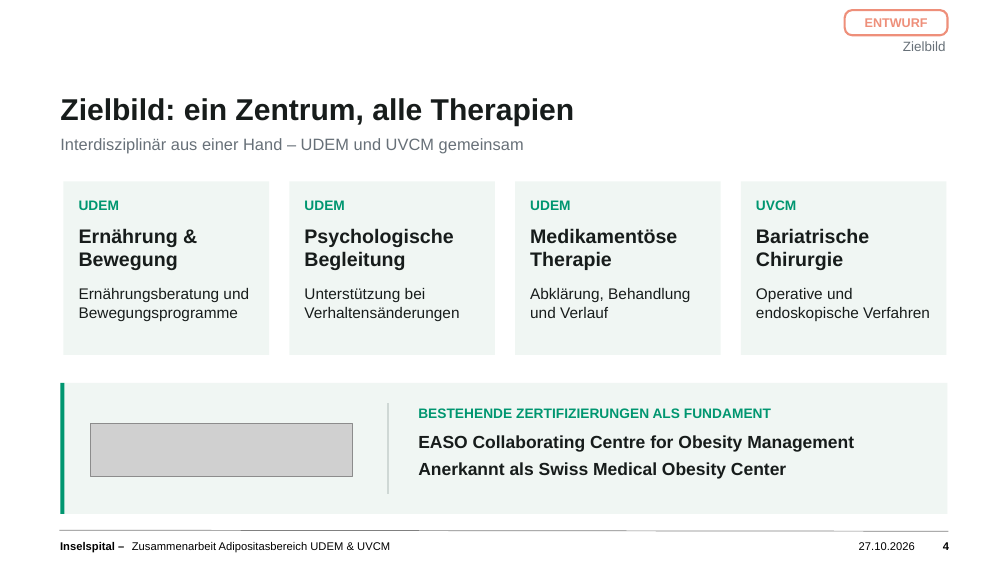
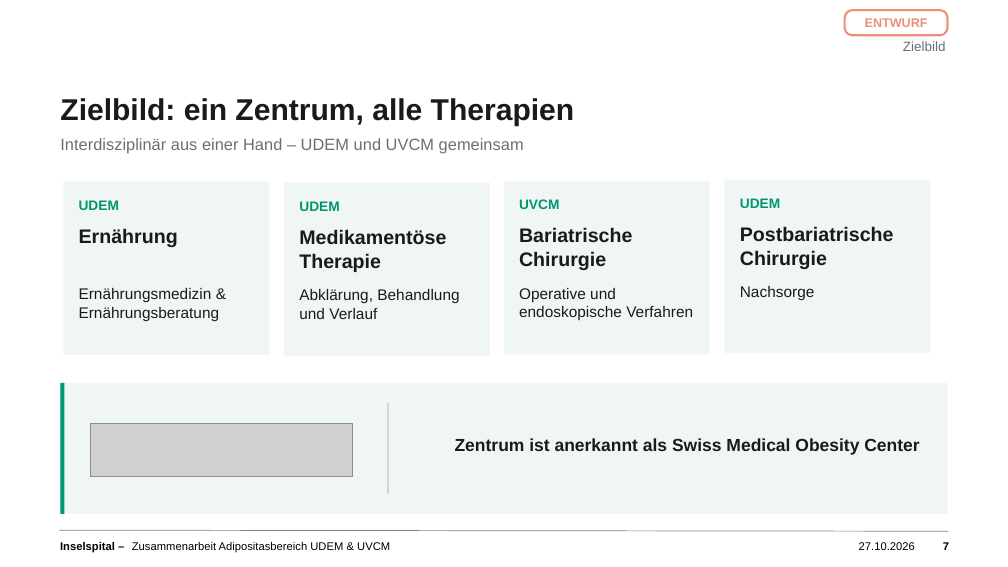
Before and after one commit to salmonplnk/Masterarbeit, a slide deck: slide 7 of praesentation/Zusammenarbeit_Adipositas_UDEM_UVCM_Entwurf.pptx (slide 4 before the commit). Drawn at 1008x567 pixels with LibreOffice and Linux fonts; fonts in the diff are those of the drawing; grey boxes stand for pictures; background and template pictures are left out. Boxes give left, top, right and bottom in pixels: in the first picture for what was removed or moved away, otherwise in the second. Text is boxed around its words. In the diff, an @@ line names an element or a change of style, - is before the commit and + after.

```diff
--- a/praesentation/Zusammenarbeit_Adipositas_UDEM_UVCM_Entwurf.pptx
+++ b/praesentation/Zusammenarbeit_Adipositas_UDEM_UVCM_Entwurf.pptx
@@ rectangle: place and size @@
-rectangle at [289, 181, 495, 355]
+rectangle at [725, 179, 930, 353]
@@ 3 texts, 1 rectangle: place and size @@
-3 texts, 1 rectangle at [515, 181, 721, 355]
+3 texts, 1 rectangle at [284, 182, 490, 356]
@@ 3 texts, 1 rectangle: place and size @@
-3 texts, 1 rectangle at [741, 181, 947, 355]
+3 texts, 1 rectangle at [504, 180, 710, 354]
@@ text "UDEM": place and size @@
-text "UDEM" at [304, 200, 344, 210]
+text "UDEM" at [740, 198, 780, 208]
@@ text at [79, 228, 178, 247]: text changed @@
-Ernährung & Bewegung
+Ernährung
@@ text removed at [304, 228, 453, 270] @@
-Psychologische Begleitung
@@ text added at [740, 226, 894, 269], 14 pt, text #171C1B, bold @@
+Postbariatrische Chirurgie
@@ text at [79, 288, 220, 321]: text changed @@
-Ernährungsberatung und Bewegungsprogramme
+Ernährungsmedizin & Ernährungsberatung
@@ text removed at [304, 288, 459, 321] @@
-Unterstützung bei Verhaltensänderungen
@@ text added at [740, 286, 815, 300], 11 pt, text #171C1B @@
+Nachsorge
@@ text removed at [418, 408, 771, 418] @@
-BESTEHENDE ZERTIFIZIERUNGEN ALS FUNDAMENT
@@ text at [455, 438, 919, 455]: text changed @@
-EASO Collaborating Centre for Obesity Management
-Anerkannt als Swiss Medical Obesity Center
+Zentrum ist anerkannt als Swiss Medical Obesity Center
@@ page number at [943, 542, 949, 550]: text changed @@
-4
+7
```
Also in this commit, not shown: 4 other slides changed, 3 slides added.
